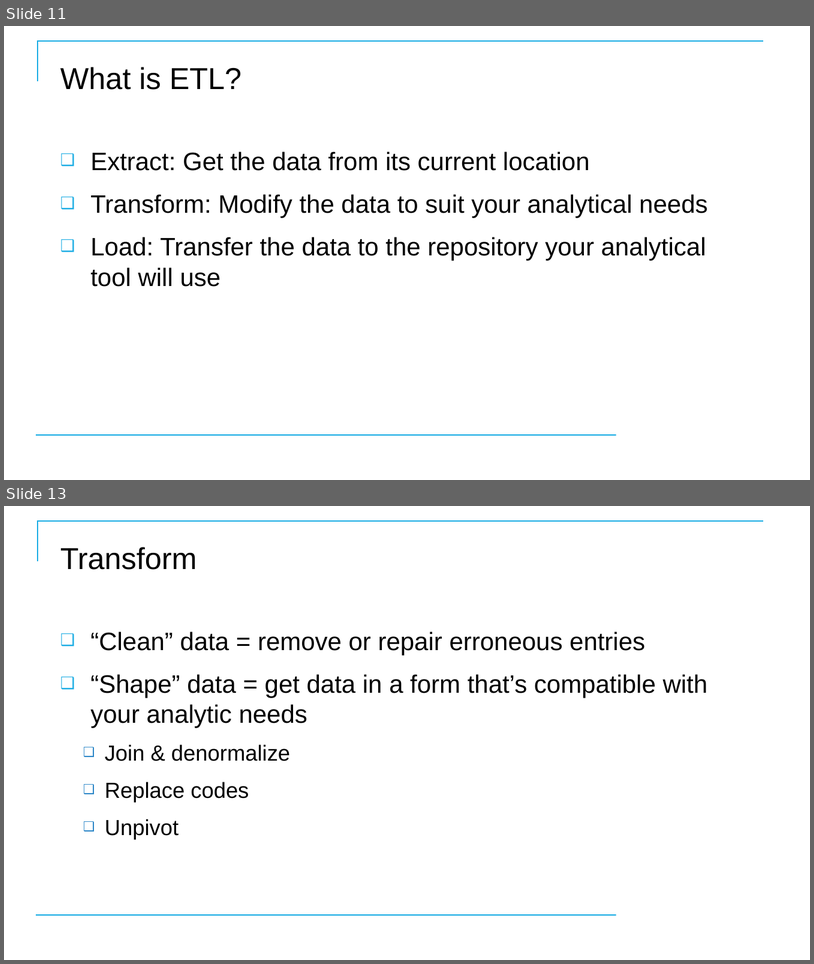
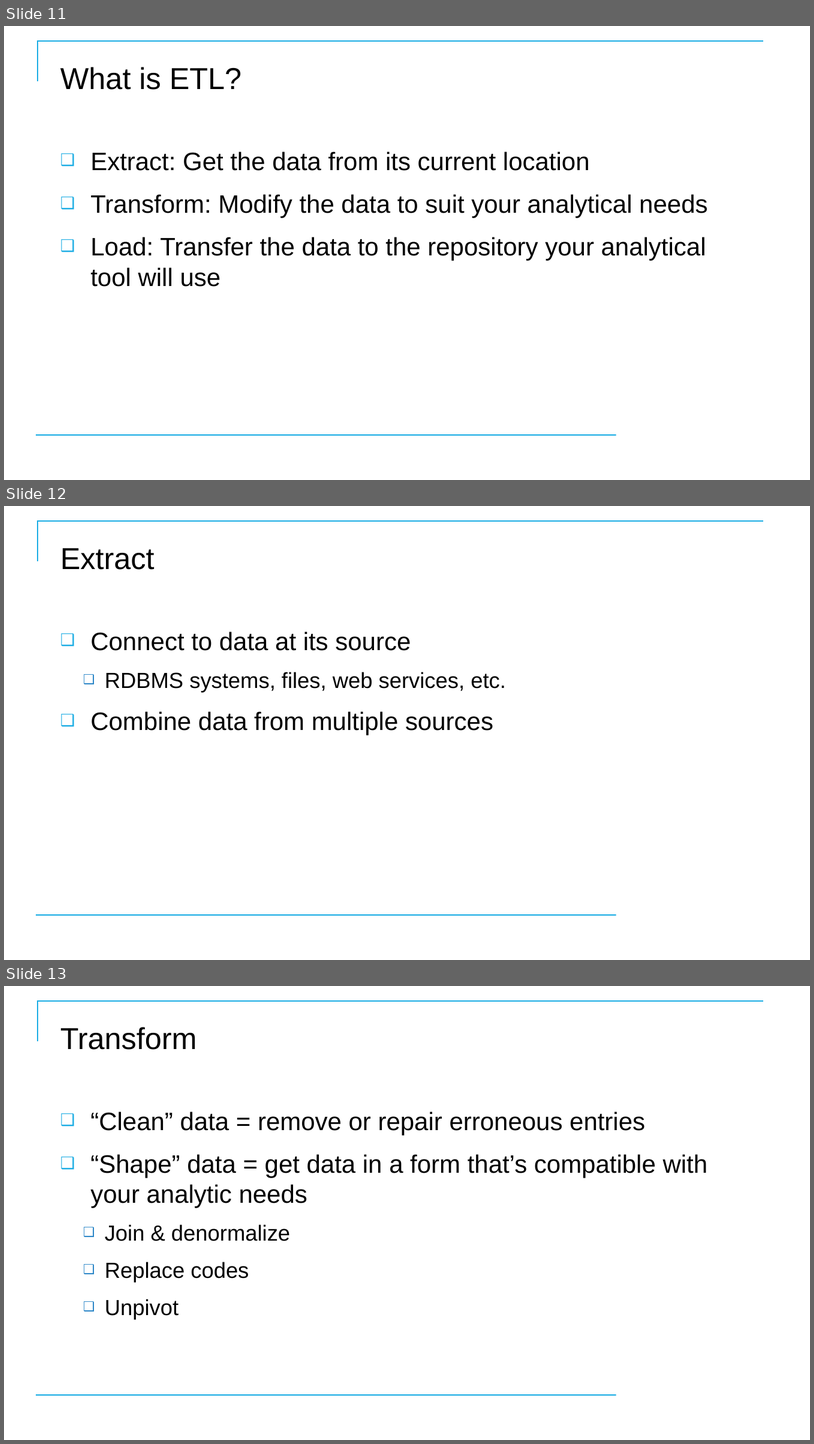
Before and after one commit to CostelloTechnicalConsulting/XTBP10---Tableau-Prep-Introduction, a slide deck: ppt/TableauPrepBuilderIntroV1_1.pptx. Shown one above the other, each under a label of ours: slides 11 and 13 before the commit, slides 11, 12 and 13 after it; the slides between them are not shown. The pictures are 814x964 and 814x1444 pixels, drawn with LibreOffice and Linux fonts; fonts in the diff are those of the drawing; background and template pictures are left out. Boxes give left, top, right and bottom in pixels: in the first picture for what was removed or moved away, otherwise in the second. Text is boxed around its words. In the diff, an @@ line names an element or a change of style, - is before the commit and + after.

```diff
--- a/ppt/TableauPrepBuilderIntroV1_1.pptx
+++ b/ppt/TableauPrepBuilderIntroV1_1.pptx
@@ slide 12 added at (4,506,810,960), background #FFFFFF; not listed: 2 template elements that a slide beside it also shows @@
@@ title added at (60,548,155,570), 36 pt, text #000000 @@
+Extract
@@ text added at (90,631,506,735), 30 pt, text #000000 @@
+❑ Connect to data at its source
+  ❑ RDBMS systems, files, web services, etc.
+❑ Combine data from multiple sources
```
Also in this commit, not shown: 2 slides changed, 3 other slides added, 2 slides removed.
